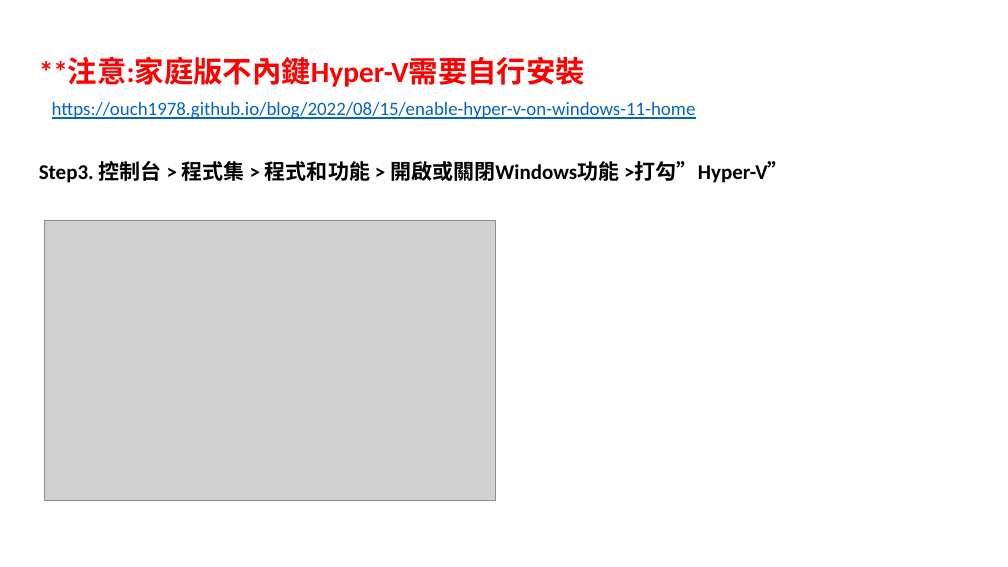
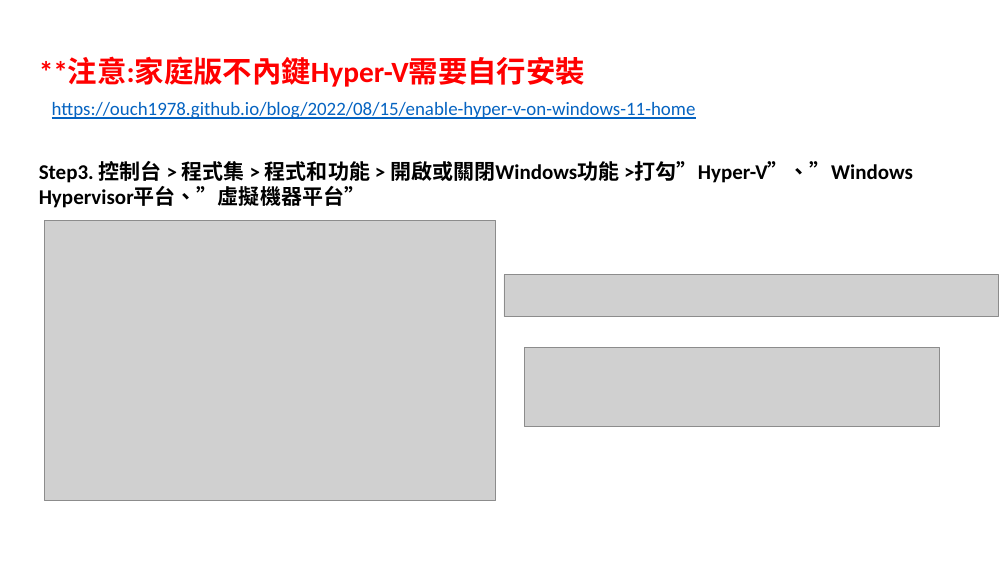
Before and after one commit to CSHIT2023Intern/AI_MeetingMinutes, a slide deck: slide 3 of vs. ASP.NET MVC/AzureMVC/Docker使用.pptx. Drawn at 1008x567 pixels with LibreOffice and Linux fonts; fonts in the diff are those of the drawing; grey boxes stand for pictures. Boxes give left, top, right and bottom in pixels: in the first picture for what was removed or moved away, otherwise in the second. Text is boxed around its words. In the diff, an @@ line names an element or a change of style, - is before the commit and + after.

```diff
--- a/vs. ASP.NET MVC/AzureMVC/Docker使用.pptx
+++ b/vs. ASP.NET MVC/AzureMVC/Docker使用.pptx
@@ text at (x1=39, y1=161, x2=913, y2=208): text changed @@
-Step3. 控制台 > 程式集 > 程式和功能 > 開啟或關閉Windows功能 >打勾”Hyper-V”
+Step3. 控制台 > 程式集 > 程式和功能 > 開啟或關閉Windows功能 >打勾”Hyper-V”、”Windows Hypervisor平台、”虛擬機器平台”
@@ picture added at (x1=504, y1=275, x2=999, y2=317) @@
@@ picture added at (x1=525, y1=347, x2=940, y2=426) @@
```
Also in this commit, not shown: 2 other slides changed, 4 slides added, 1 slide removed.
